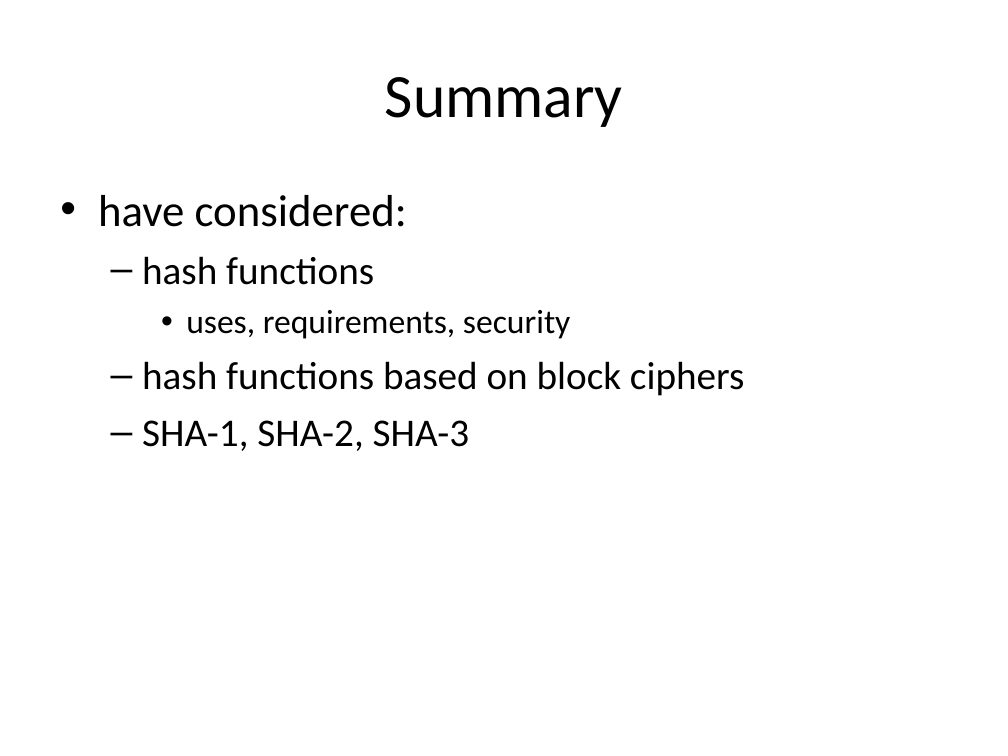
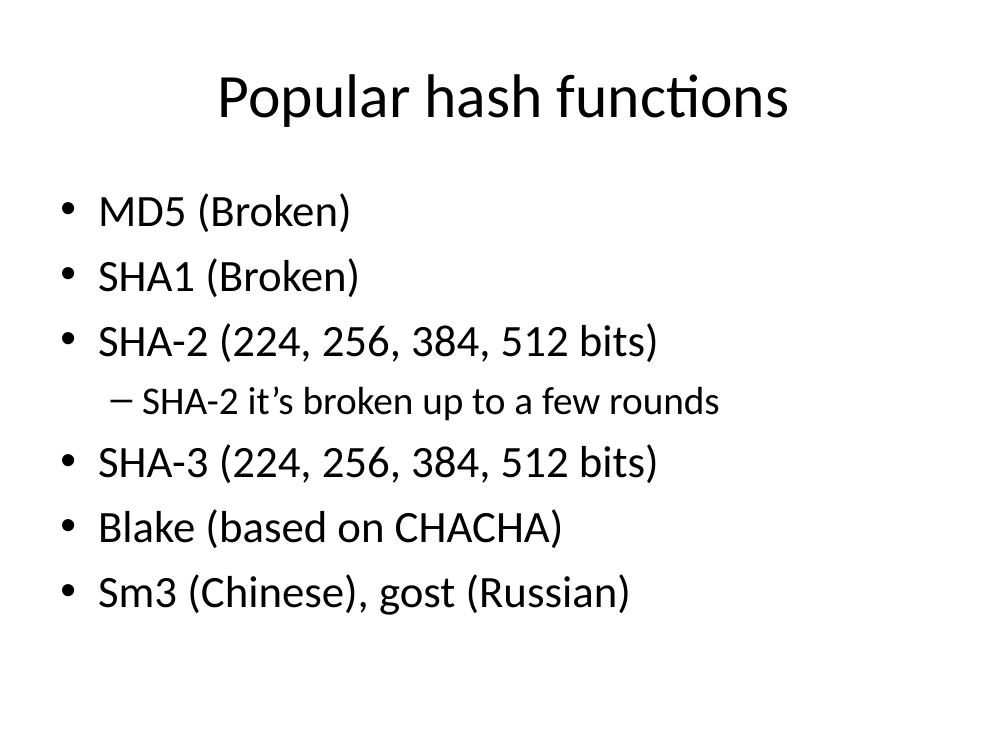
Before and after one commit to DeMaCS-UNICAL/NetworkSecurity, a slide deck: slide 31 of slides/ch11-Hash.Functions.ppt (slide 25 before the commit). Drawn at 1008x756 pixels with LibreOffice and Linux fonts; fonts in the diff are those of the drawing. Boxes give left, top, right and bottom in pixels: in the first picture for what was removed or moved away, otherwise in the second. Text is boxed around its words. In the diff, an @@ line names an element or a change of style, - is before the commit and + after.

```diff
--- a/slides/ch11-Hash.Functions.ppt
+++ b/slides/ch11-Hash.Functions.ppt
@@ title at bbox=[218, 74, 790, 127]: text changed @@
-Summary
+Popular hash functions
@@ text at bbox=[98, 193, 720, 615]: text changed; size 28 to 32 pt @@
-• have considered:
-  – hash functions
-    • uses, requirements, security
-  – hash functions based on block ciphers
-  – SHA-1, SHA-2, SHA-3
+• MD5 (Broken)
+• SHA1 (Broken)
+• SHA-2 (224, 256, 384, 512 bits)
+  – SHA-2 it’s broken up to a few rounds
+• SHA-3 (224, 256, 384, 512 bits)
+• Blake (based on CHACHA)
+• Sm3 (Chinese), gost (Russian)
```
Also in this commit, not shown: 13 other slides changed, 6 slides added, 1 other file.
